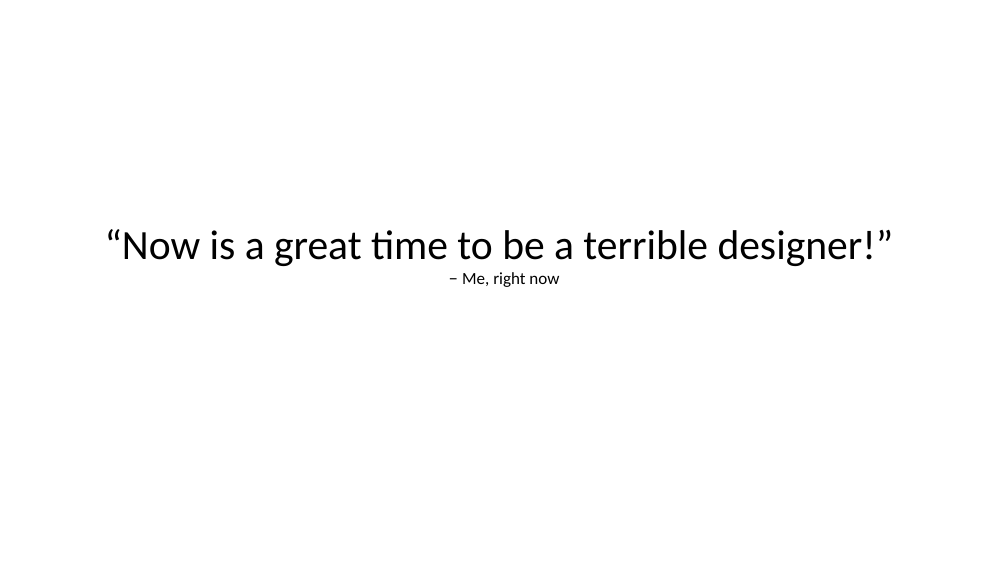
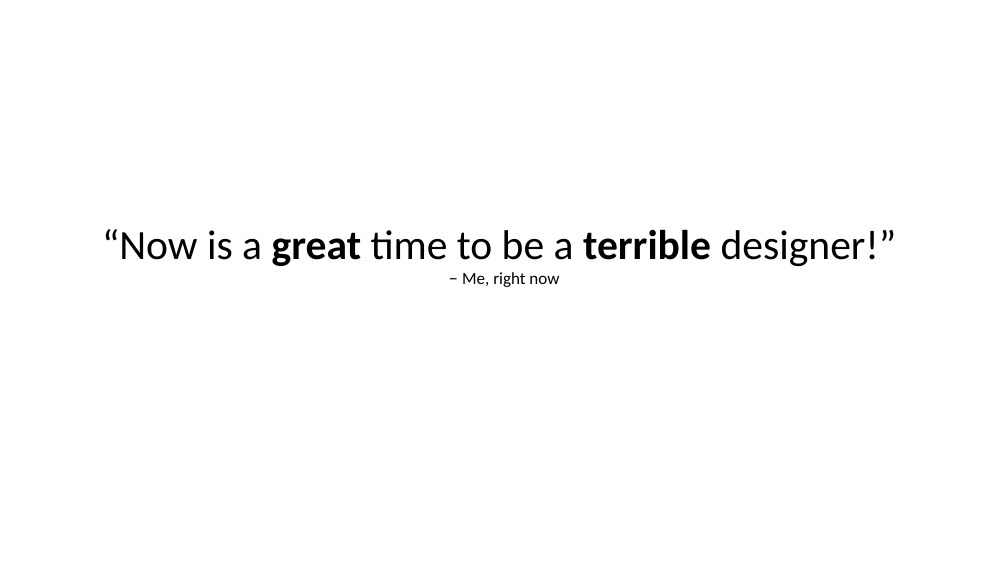
Before and after one commit to MattHoneycutt/NashDotNet-Nov2015, a slide deck: slide 32 of How to Build Beautiful Apps.pptx. Drawn at 1008x567 pixels with LibreOffice and Linux fonts; fonts in the diff are those of the drawing; background and template pictures are left out. Boxes give left, top, right and bottom in pixels: in the first picture for what was removed or moved away, otherwise in the second. Text is boxed around its words. In the diff, an @@ line names an element or a change of style, - is before the commit and + after.

```diff
--- a/How to Build Beautiful Apps.pptx
+++ b/How to Build Beautiful Apps.pptx
@@ title "“Now is a great time ..." at box(102, 229, 897, 287): bold on in "great terrible" @@
```
Also in this commit, not shown: 3 other slides changed.
